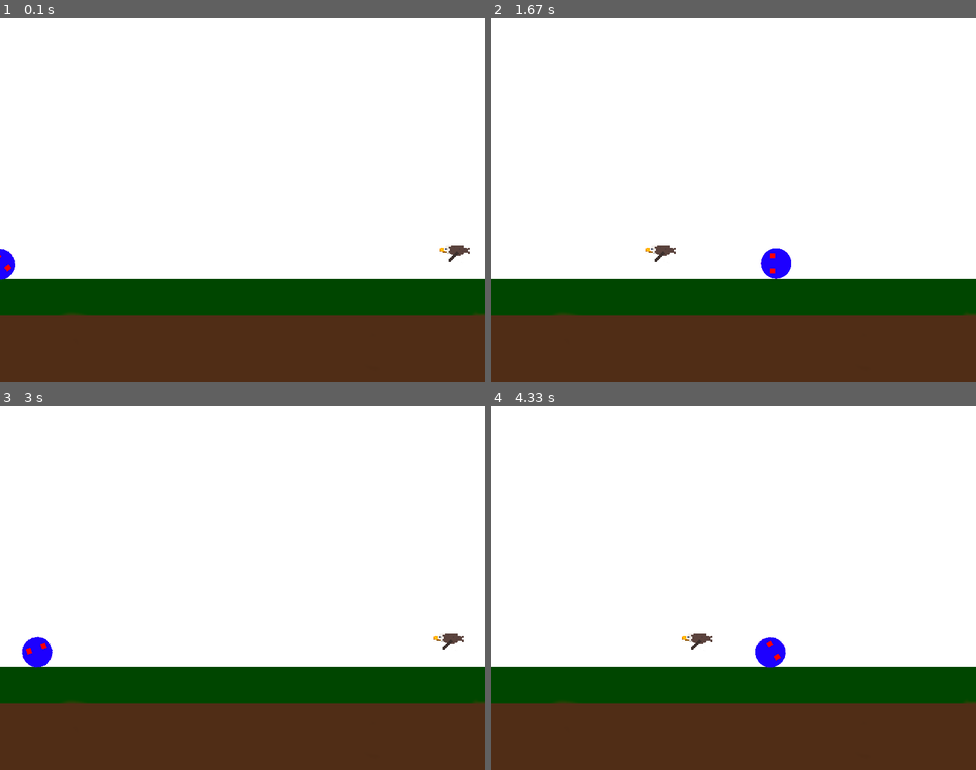
Above: before the commit, frames 1-4 (two rows, left to right).
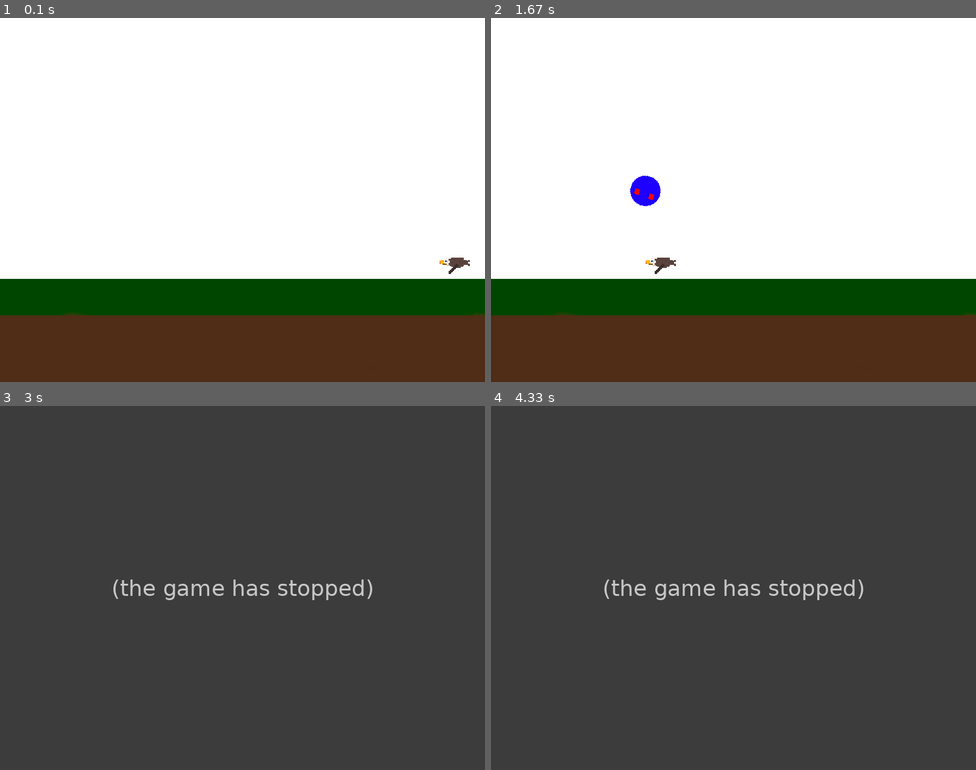
Above: after the commit, the same moments.

Repository: Oussecg/Pygame
Game: pygame game, started from main.py
The game is run twice, just before and just after one commit, with the same random seed, the same clock (stepped at 60 frames per second) and the same inputs.
Inputs:
- Up to frame 1 (0.1 s): no input
- Up to frame 2 (1.67 s): hold Space 0.33-0.8 s; hold Right 0.33-0.8 s; hold Right 0.83-1.3 s; hold Up 1.33-1.63 s
- Up to frame 3 (3 s): no input
- Up to frame 4 (4.33 s): no input

The runs differ from the first frame. In frame 1, 0.4% of the frame differs, in the area x 0-97%, y 62-72%; in frame 2, 1.1%; in frame 3, 100%, in the area x 0-100%, y 0-100%; in frame 4, 100%.
After the commit the program exited at 1.75 s; later frames show no game.

Commit message:
we add collision with The player and the bird and we make it the player move right and left

Diff:
--- a/bird.py
+++ b/bird.py
@@ -7,7 +7,7 @@
         self.original_img = pygame.image.load('assets/Bird.png').convert_alpha()
         self.original_img = pygame.transform.scale(self.original_img, (50, 50))
         self.img = self.original_img
-        self.rect = self.img.get_rect(bottomright=(pygame.display.get_surface().get_width(), self.background_y + 30))
+        self.rect = self.img.get_rect(bottomright=(pygame.display.get_surface().get_width(), self.background_y + 50 ))
         self.speed_x = 5
 
     def move(self):
--- a/game.py
+++ b/game.py
@@ -12,3 +12,9 @@
         self.player = Player(self.background_rect.y)
         self.bird = Bird(self.player.rect.y)
         self.clock = pygame.time.Clock()
+
+    def check_collision(self):
+        if self.player.rect.colliderect(self.bird.rect):
+            pygame.quit()
+            print("Game Over")
+            exit()
--- a/main.py
+++ b/main.py
@@ -19,15 +19,25 @@
     game.screen.blit(game.bird.img, game.bird.rect)
     game.player.update()
     game.bird.update()
+    game.check_collision()
 
     # pygame.QUIT event means the user clicked X to close your window
     for event in pygame.event.get():
         if event.type == pygame.QUIT:
             running = False
-        if event.type == pygame.KEYDOWN:
-            if event.key == pygame.K_SPACE:
-                if game.player.jump_finished: game.player.on_jump = True
-
+        elif event.type == pygame.KEYDOWN:
+            if event.key == pygame.K_SPACE or event.key == pygame.K_UP:
+                if game.player.jump_finished:
+                    game.player.on_jump = True
+            if event.key == pygame.K_RIGHT:
+                game.player.velocity = 5
+                game.player.on_move = True
+            elif event.key == pygame.K_LEFT:
+                game.player.velocity = -5
+                game.player.on_move = True
+        elif event.type == pygame.KEYUP:
+            game.player.on_move = False
+            game.player.speed = 0
     # flip() the display to put your work on screen
     pygame.display.flip()
 
--- a/player.py
+++ b/player.py
@@ -10,27 +10,28 @@
         self.angle = 0
         self.rect = self.img.get_rect(bottomright=(0, self.background_y))
         self.initial_y = self.background_y
-        self.speed_x = 5
-        self.speed_y = 5
-        self.jump_strength = 10
+        self.velocity = 0
+        self.jump_strength = 20
         self.gravity_power = 10
         self.jump_finished = True
         self.on_jump = False
+        self.on_move = False
 
     def move(self):
-        if self.rect.right <= pygame.display.get_surface().get_width():
-            self.rect.right += self.speed_x
-            self.angle -= 10
-        else:
-            self.rect.right = 0
-        # Rotate from the original image and keep the center
-        self.img = pygame.transform.rotate(self.original_img, self.angle)
-        self.rect = self.img.get_rect(center=self.rect.center)
+        if self.on_move:
+            if self.rect.right <= pygame.display.get_surface().get_width():
+                self.rect.right += self.velocity
+                self.angle -= 10
+            else:
+                self.rect.right = 0
+            # Rotate from the original image and keep the center
+            self.img = pygame.transform.rotate(self.original_img, self.angle)
+            self.rect = self.img.get_rect(center=self.rect.center)
 
     def jump(self):
         self.jump_finished = False
         if self.on_jump:
-            if self.rect.top >= self.initial_y - 180:
+            if self.rect.top >= self.initial_y - 250:
                 self.rect.y -= self.jump_strength
             else:
                 self.on_jump = False
